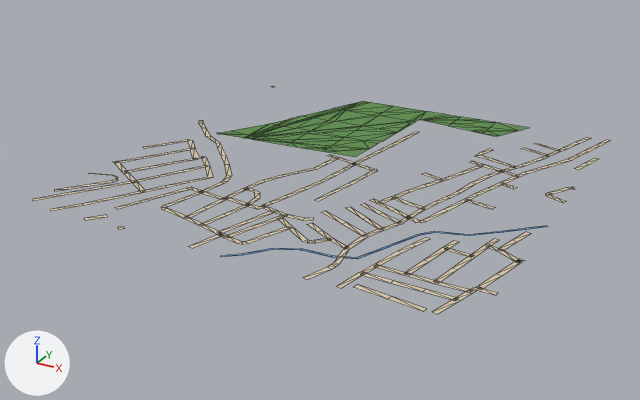
The glTF model public/assets/bengaluru-region-v1/tiles/t-4_-31-l0.glb as it was, and as the next commit left it.
Rendered twice from a 50 mm lens placed at (-1311.0, -16105.0, 383.0), pointed at (-1767.0, -15276.0, -31.0). Arrows for +X, +Y and +Z are at lower left; the lights stay in place. The first picture is the older version. Mesh edges are drawn as thin lines.

In view in the first picture: 'ground', 'water'.
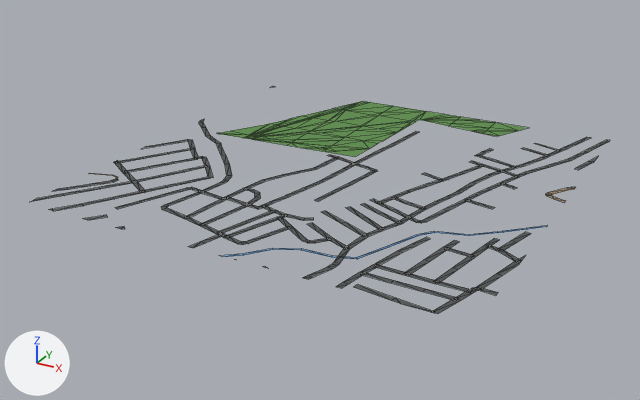
Diff of the bpy script that builds the scene:
```diff
--- a/public/assets/bengaluru-region-v1/tiles/t-4_-31-l0.glb.py
+++ b/public/assets/bengaluru-region-v1/tiles/t-4_-31-l0.glb.py
@@ me_ground @@
 # used by ob_ground; location = (-2000.0, -15500.0, 0.0)
-me_ground.from_pydata(...)  # 739 vertices, 696 faces; spans x -3.0..503.0, y -3.0..502.0, z 1.0
+me_ground.from_pydata(...)  # 763 vertices, 714 faces; spans x 0.0..500.0, y 0.0..500.0, z 1.0
+# me_ground part 1
+# 13 vertices are removed from x -2.0..129.0, y -2.0..318.0, z 1.0
+# 16 faces are deleted
+# 15 vertices move from x -3.0..124.0, y 2.0..247.0, z 1.0 to x 0.0..131.0, y 0.0..248.0, z 1.0
+# 19 vertices are added at x 0.0..123.0, y 0.0..324.0, z 1.0
+# 22 new faces join them
+# me_ground part 2
+# 23 vertices are removed from x 212.0..503.0, y -3.0..501.0, z 1.0
+# 38 faces are deleted
+# 3 vertices in x 488.0..494.0, y 404.0..474.0, z 1.0 move by (2.0, 9.0, 0.0)
+# 16 vertices move from x 221.0..503.0, y -1.0..427.0, z 1.0 to x 220.0..500.0, y 0.0..438.0, z 1.0
+# 42 vertices are added at x 212.0..500.0, y 0.0..500.0, z 1.0
+# 51 new faces join them
+# me_ground part 3: 452 kept faces spanning x 0.0..500.0, y 0.0..483.0, z 1.0 get new vertex colours; the middle colour goes from beige #d7c9ae to dark grey #535556
+# other edits to the shape of me_ground do not show in these pictures
 me_ground.materials.append(mat_ground)
```

Boxes [x1, y1, x2, y2] around the edits, measured in the pictures (640 x 400 px; the box of a moved part takes in the faces that stretch with it):
'ground', reshaped
    before: [32, 86, 610, 314]
    after: [30, 86, 610, 314]
part 1 of me_ground, moved or reshaped
    before: [32, 120, 204, 230]
    after: [30, 119, 204, 229]
part 2 of me_ground, moved or reshaped
    both: [189, 137, 610, 314]
part 3 of me_ground, recoloured
    both: [67, 123, 600, 314]
